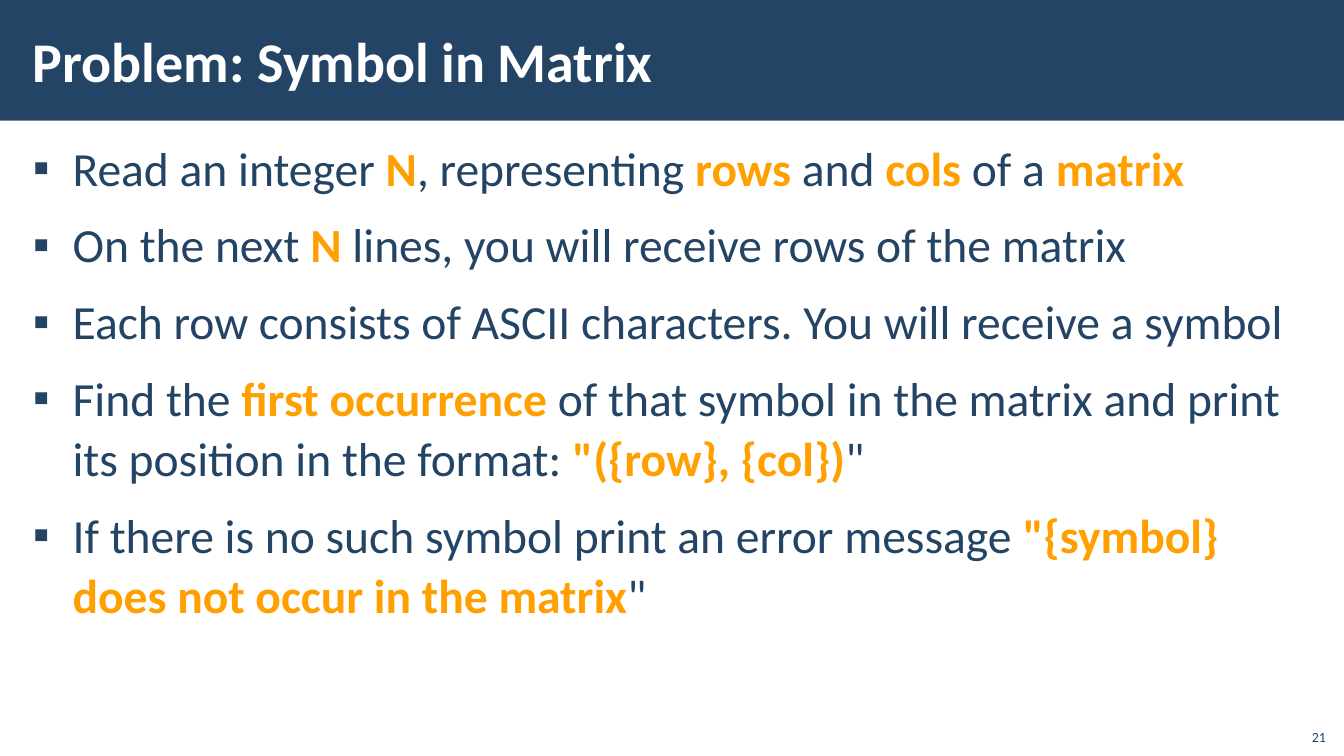
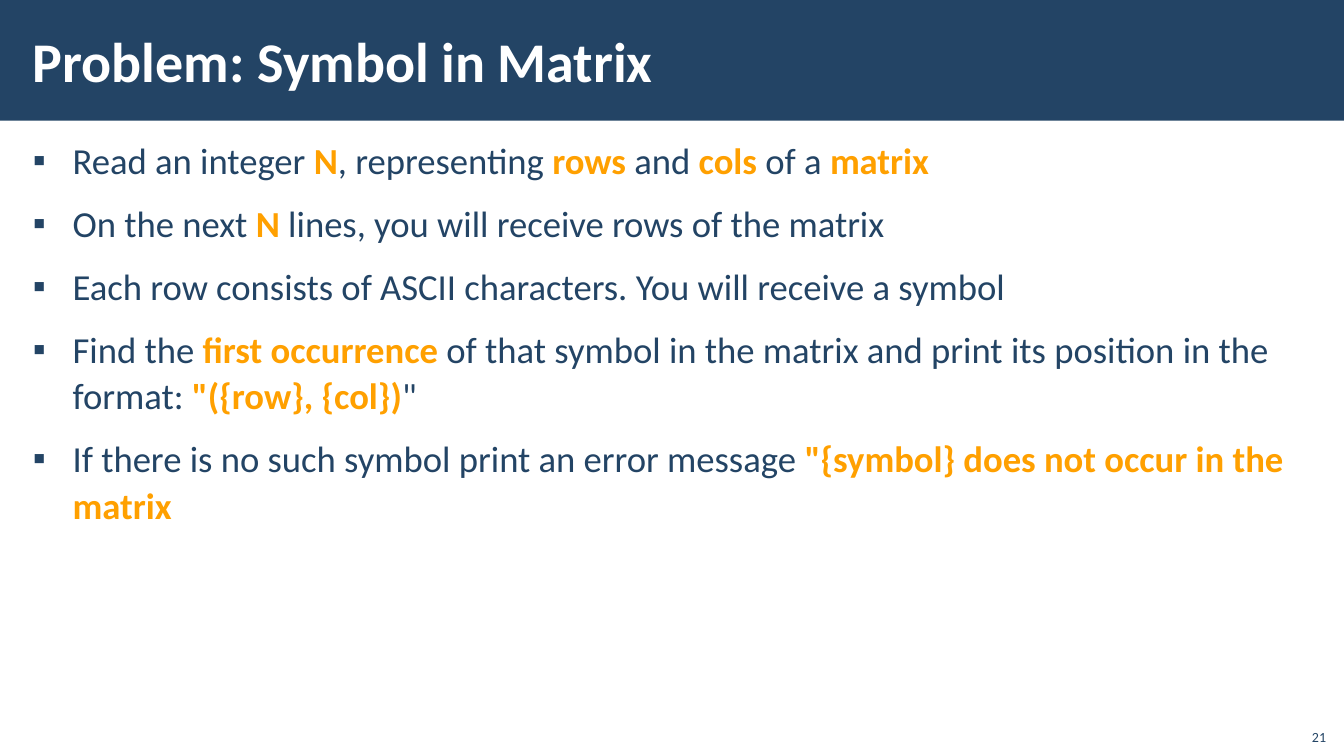
Before and after one commit to HristoRaykov/python_advanced_01.2020, a slide deck: slide 21 of 03.MultidimentinalLists/03-Multidimensional-Lists.pptx. Drawn at 1344x756 pixels with LibreOffice and Linux fonts; fonts in the diff are those of the drawing; background and template pictures are left out. Boxes give left, top, right and bottom in pixels: in the first picture for what was removed or moved away, otherwise in the second. Text is boxed around its words. In the diff, an @@ line names an element or a change of style, - is before the commit and + after.

Commit message:
some slide files format corrected

```diff
--- a/03.MultidimentinalLists/03-Multidimensional-Lists.pptx
+++ b/03.MultidimentinalLists/03-Multidimensional-Lists.pptx
@@ text at box(73, 148, 1269, 415): size 34 to 26.2 pt in "Read an integer N, representing rows and ...", "On the next N lines, you will ...", "Each row consists of ASCII characters. You ...", "Find the first occurrence of that symbol ..." @@
@@ text at box(73, 445, 1284, 520): text changed; size 34 to 26.2 pt @@
-▪ If there is no such symbol print an error message "{symbol} does not occur in the matrix"
+▪ If there is no such symbol print an error message "{symbol} does not occur in the matrix
```
Also in this commit, not shown: 24 other slides changed.
